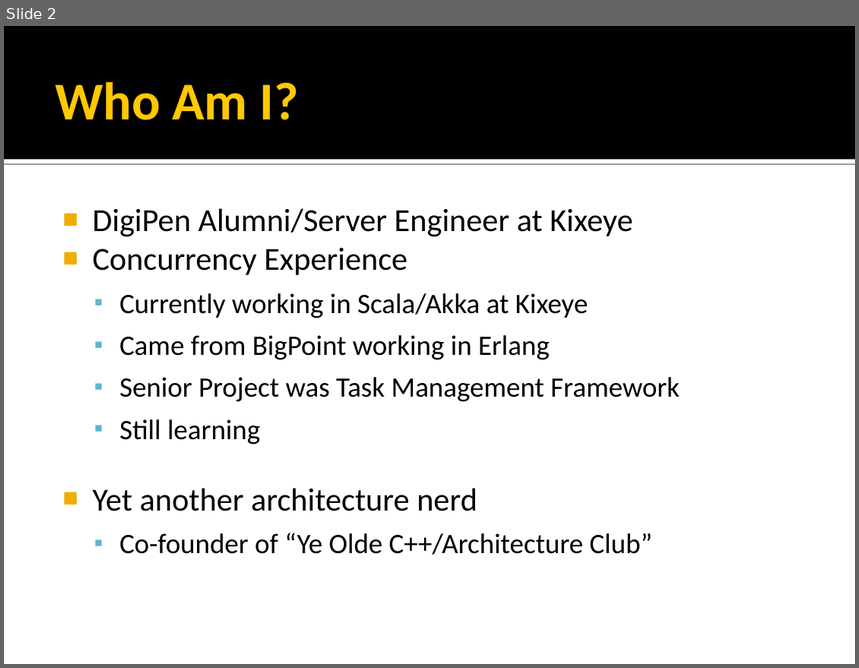
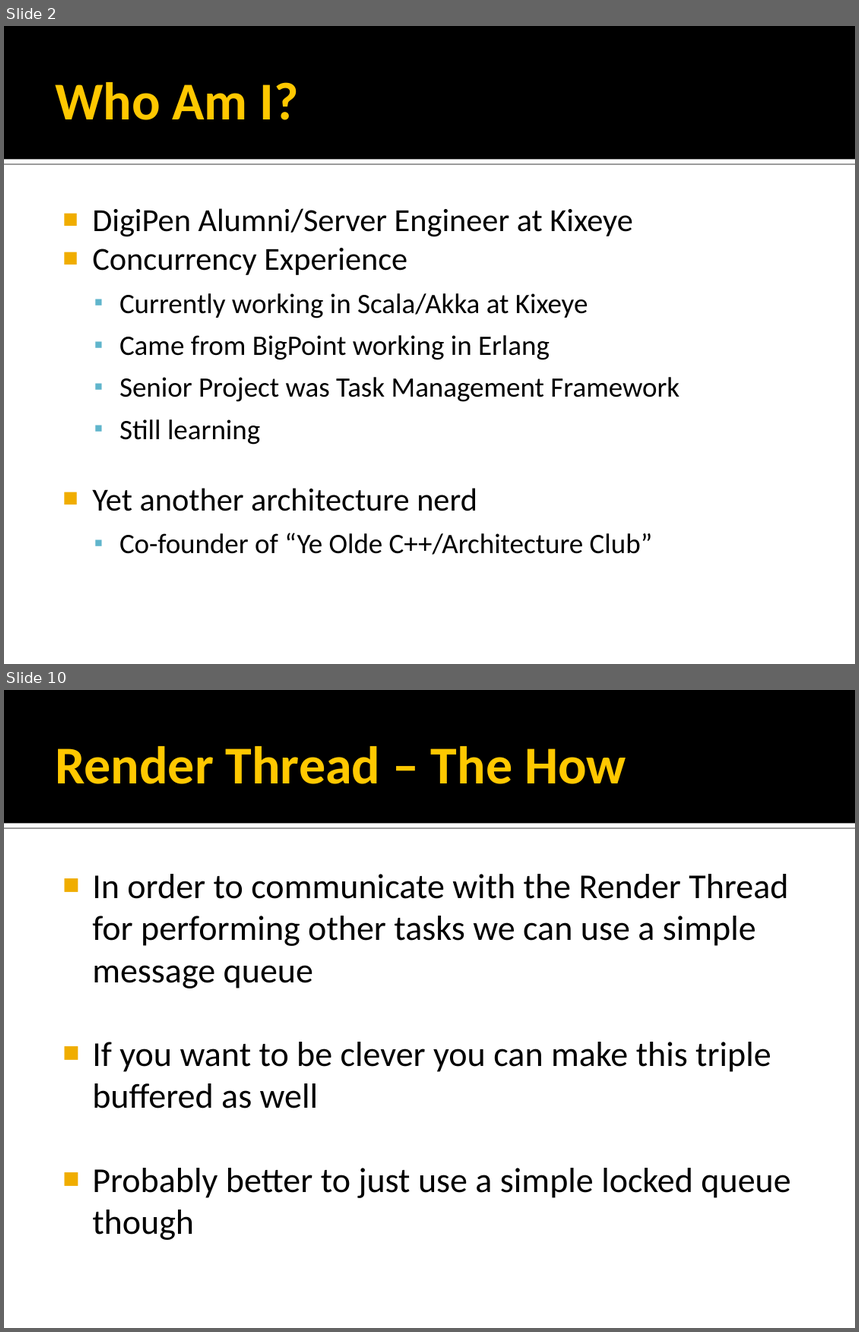
Before and after one commit to rmeisler/example_code, a slide deck: Concurrency Strategies.ppt. Shown one above the other, each under a label of ours: slide 2 before the commit, slides 2 and 10 after it; the slides between them are not shown. The pictures are 859x668 and 859x1332 pixels, drawn with LibreOffice and Linux fonts; fonts in the diff are those of the drawing. Boxes give left, top, right and bottom in pixels: in the first picture for what was removed or moved away, otherwise in the second. Text is boxed around its words. In the diff, an @@ line names an element or a change of style, - is before the commit and + after.

```diff
--- a/Concurrency Strategies.ppt
+++ b/Concurrency Strategies.ppt
@@ slide 10 added at (4,690,855,1328), background #FFFFFF; not listed: 2 template elements that a slide beside it also shows @@
@@ title added at (55,746,626,784), 45 pt, text #FFC800, bold @@
+Render Thread – The How
@@ text added at (92,874,791,1240), 29.6 pt, text #000000 @@
+■ In order to communicate with the Render Thread for performing other tasks we can use a simple message queue
+■ If you want to be clever you can make this triple buffered as well
+■ Probably better to just use a simple locked queue though
```
Also in this commit, not shown: 3 slides changed, 41 other slides added, 19 slides removed, 17 other files.
